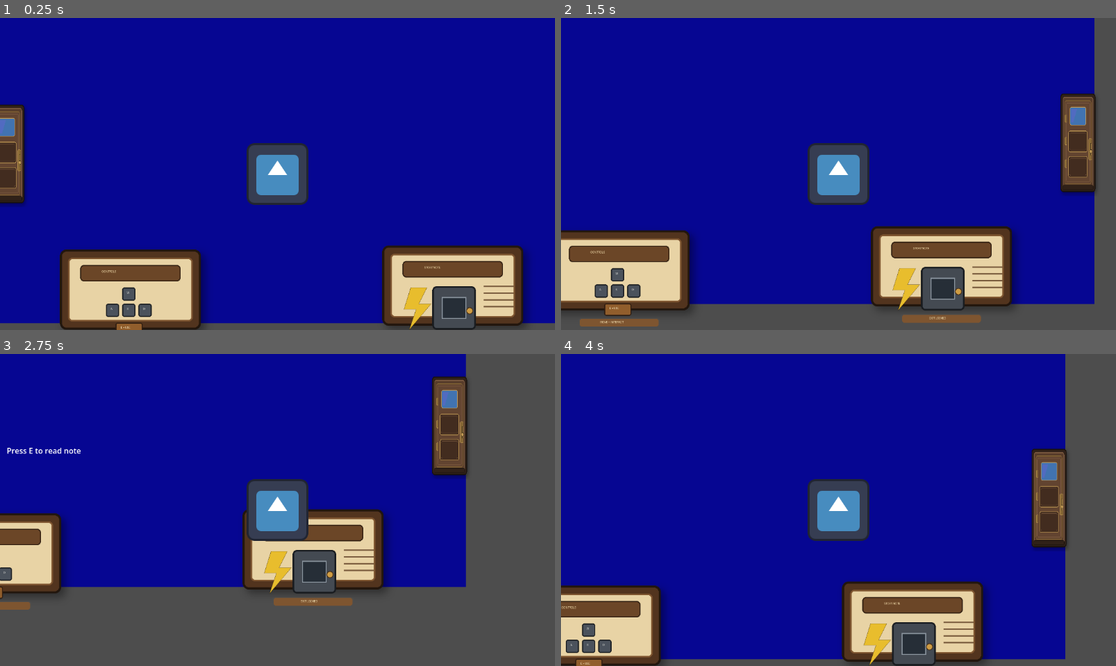
Above: before the commit, frames 1-4 (two rows, left to right).
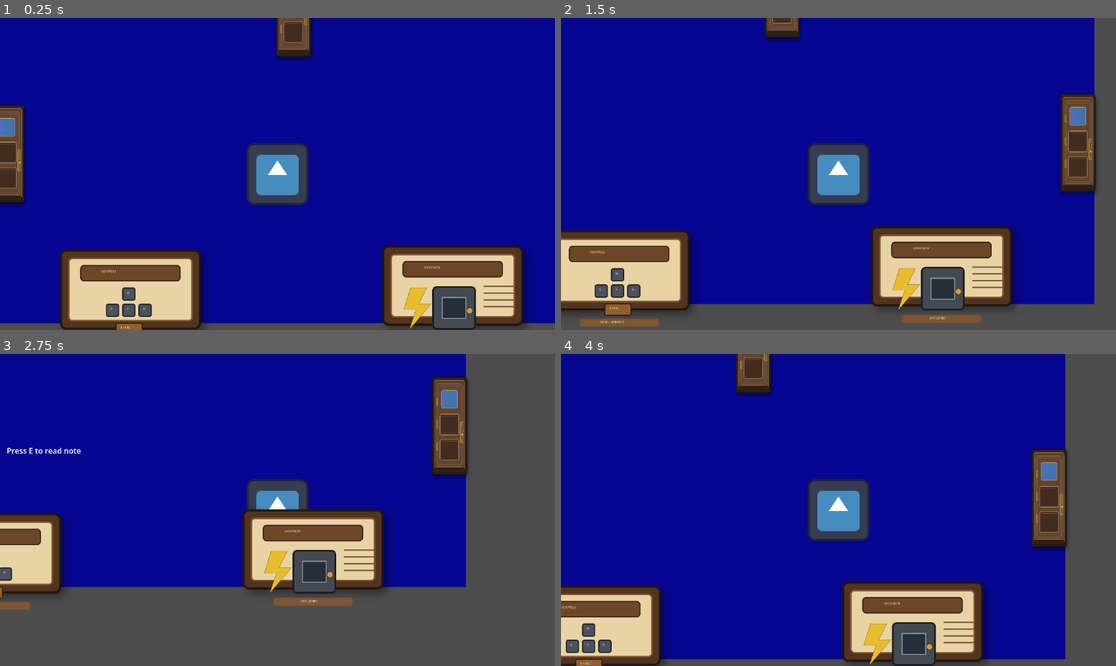
Above: after the commit, the same moments.

Repository: CISC204-S26/hw4-mmorey-ejsaylor
Game: Godot game, scene res://Scenes/entry_room.tscn
Same seed, same stepped clock (60 frames per second), same inputs: the game is played once before the commit and once after it. This scene is started directly instead of the project's main scene. The engine's default icon, where the game draws it, is replaced by a stand-in: a white triangle on a blue panel in a dark square.
Inputs:
- Up to frame 1 (0.25 s): no input
- Up to frame 2 (1.5 s): tap Enter at 0.5 s; hold D 0.53-1.28 s; tap E (interact) at 0.6, 1.35 s; hold S from 1.28 s (still down)
- Up to frame 3 (2.75 s): release S at 2.03 s; hold D from 2.03 s (still down); tap E (interact) at 2.1 s
- Up to frame 4 (4 s): tap E (interact) at 2.75, 2.85, 3.6 s; release D at 2.78 s; hold W 2.78-3.53 s; hold A from 3.53 s (still down)

The runs differ from the first frame. In frame 1, 0.9% of the frame differs, in the area x 49-57%, y 0-14%; in frame 2, 0.5%; in frame 3, 1.1%, in the area x 44-56%, y 49-60%; in frame 4, 0.9%.

Commit message:
door fixed

Diff:
--- /dev/null
+++ b/hw-4-/Scenes/Finalscene.tscn
@@ -0,0 +1,236 @@
+[gd_scene format=3 uid="uid://2ns2qpe3ojm6"]
+
+[ext_resource type="PackedScene" uid="uid://ded3ju7w5wu5n" path="res://Scenes/player.tscn" id="1_o0ce5"]
+[ext_resource type="Script" path="res://key.gd" id="2_yq0px"]
+[ext_resource type="Texture2D" uid="uid://odh7xb7tdxnk" path="res://Scenes/key.png" id="3_0cn1d"]
+[ext_resource type="Script" path="res://fake_key.gd" id="4_ossnr"]
+[ext_resource type="PackedScene" uid="uid://ciploqoagvtqm" path="res://Scenes/door.tscn" id="5_bafvg"]
+[ext_resource type="Script" path="res://Scenes/locked_door.gd" id="6_ota37"]
+
+[sub_resource type="RectangleShape2D" id="RectangleShape2D_0e48y"]
+size = Vector2(1500, 169)
+
+[sub_resource type="RectangleShape2D" id="RectangleShape2D_epypp"]
+size = Vector2(1500, 126)
+
+[sub_resource type="RectangleShape2D" id="RectangleShape2D_0hol4"]
+size = Vector2(146, 1500)
+
+[sub_resource type="RectangleShape2D" id="RectangleShape2D_q6r6c"]
+size = Vector2(192, 1500)
+
+[node name="maze" type="Node2D" unique_id=1559195736]
+
+[node name="ColorRect" type="ColorRect" parent="." unique_id=1384799596]
+offset_left = 14.999999
+offset_top = -728.0
+offset_right = 1515.0
+offset_bottom = 772.0
+scale = Vector2(0.99812317, 1.5207891)
+color = Color(0, 0, 0.29128972, 1)
+
+[node name="Walls" type="Node2D" parent="." unique_id=626131088]
+position = Vector2(13.999999, 22)
+scale = Vector2(0.99812317, 1.0027971)
+
+[node name="WallTop" type="StaticBody2D" parent="Walls" unique_id=1422094001]
+position = Vector2(9.554676e-07, -760.8717)
+
+[node name="CollisionShape2D" type="CollisionShape2D" parent="Walls/WallTop" unique_id=655601435]
+position = Vector2(750, -84.5)
+shape = SubResource("RectangleShape2D_0e48y")
+
+[node name="WallBottom" type="StaticBody2D" parent="Walls" unique_id=1596141401]
+position = Vector2(0, 1500)
+
+[node name="CollisionShape2D" type="CollisionShape2D" parent="Walls/WallBottom" unique_id=197204679]
+position = Vector2(750, 63)
+shape = SubResource("RectangleShape2D_epypp")
+
+[node name="WallLeft" type="StaticBody2D" parent="Walls" unique_id=1559011996]
+position = Vector2(9.554675e-07, -744.91644)
+scale = Vector2(1, 1.4895194)
+
+[node name="CollisionShape2D" type="CollisionShape2D" parent="Walls/WallLeft" unique_id=1342937188]
+position = Vector2(-73, 750)
+shape = SubResource("RectangleShape2D_0hol4")
+
+[node name="WallRight" type="StaticBody2D" parent="Walls" unique_id=822130720]
+position = Vector2(1503.8224, -733.9471)
+scale = Vector2(1, 1.495498)
+
+[node name="CollisionShape2D" type="CollisionShape2D" parent="Walls/WallRight" unique_id=1881292448]
+position = Vector2(92, 743)
+shape = SubResource("RectangleShape2D_q6r6c")
+
+[node name="Player" parent="." unique_id=2129770638 instance=ExtResource("1_o0ce5")]
+position = Vector2(736, 1447)
+
+[node name="key" type="Area2D" parent="." unique_id=565964906]
+position = Vector2(1013, -420.99994)
+scale = Vector2(0.12449735, 0.098130606)
+script = ExtResource("2_yq0px")
+
+[node name="Sprite2D" type="Sprite2D" parent="key" unique_id=832681636]
+texture = ExtResource("3_0cn1d")
+
+[node name="CollisionPolygon2D" type="CollisionPolygon2D" parent="key" unique_id=520540885]
+polygon = PackedVector2Array(-299, 238, -17, -70, -33, -144, -14, -220, 39, -277, 109, -302, 196, -295, 260, -248, 299, -188, 308, -124, 296, -54, 248, 7, 180, 45, 102, 44, 79, 41, -169, 302, -257, 299)
+
+[node name="maze" type="StaticBody2D" parent="." unique_id=509951519]
+position = Vector2(975.00006, 1536.0001)
+scale = Vector2(0.052300762, 2.1108036)
+
+[node name="maze2" type="StaticBody2D" parent="maze" unique_id=1047649263]
+position = Vector2(-8087.837, -523.9711)
+scale = Vector2(9.640625, 0.20049018)
+
+[node name="CollisionShape2D" type="CollisionShape2D" parent="maze/maze2" unique_id=32364055]
+position = Vector2(750, -84.5)
+shape = SubResource("RectangleShape2D_0e48y")
+
+[node name="maze3" type="StaticBody2D" parent="maze" unique_id=1404015590]
+position = Vector2(-6481.742, -373.79135)
+scale = Vector2(4.2869277, 0.20049018)
+
+[node name="CollisionShape2D" type="CollisionShape2D" parent="maze/maze3" unique_id=1134580058]
+position = Vector2(750, -84.5)
+shape = SubResource("RectangleShape2D_0e48y")
+
+[node name="maze4" type="StaticBody2D" parent="maze" unique_id=593043873]
+position = Vector2(-18776.018, -731.9488)
+scale = Vector2(8.11096, 0.20049018)
+
+[node name="CollisionShape2D" type="CollisionShape2D" parent="maze/maze4" unique_id=1881100603]
+position = Vector2(750, -84.5)
+shape = SubResource("RectangleShape2D_0e48y")
+
+[node name="maze5" type="StaticBody2D" parent="maze" unique_id=52647680]
+position = Vector2(-18546.574, -225.03284)
+scale = Vector2(3.4205437, 0.21268858)
+
+[node name="CollisionShape2D" type="CollisionShape2D" parent="maze/maze5" unique_id=1285751147]
+position = Vector2(750, -84.5)
+shape = SubResource("RectangleShape2D_0e48y")
+
+[node name="maze6" type="StaticBody2D" parent="maze" unique_id=1473461959]
+position = Vector2(-9368.891, -171.49878)
+scale = Vector2(10.029207, 0.20049018)
+
+[node name="CollisionShape2D" type="CollisionShape2D" parent="maze/maze6" unique_id=393633606]
+position = Vector2(750, -84.5)
+shape = SubResource("RectangleShape2D_0e48y")
+
+[node name="maze7" type="StaticBody2D" parent="maze" unique_id=1988513168]
+position = Vector2(-6481.742, -205.1352)
+
+[node name="CollisionShape2D" type="CollisionShape2D" parent="maze/maze7" unique_id=137719094]
+position = Vector2(750, -84.5)
+shape = SubResource("RectangleShape2D_0e48y")
+
+[node name="maze8" type="StaticBody2D" parent="maze" unique_id=793782739]
+position = Vector2(4263.8, -205.1352)
+
+[node name="CollisionShape2D" type="CollisionShape2D" parent="maze/maze8" unique_id=626198874]
+position = Vector2(750, -84.5)
+shape = SubResource("RectangleShape2D_0e48y")
+
+[node name="maze9" type="StaticBody2D" parent="maze" unique_id=1566923006]
+position = Vector2(-14913.741, -260.09058)
+
+[node name="CollisionShape2D" type="CollisionShape2D" parent="maze/maze9" unique_id=345915912]
+position = Vector2(936.88885, -84.32807)
+shape = SubResource("RectangleShape2D_0e48y")
+
+[node name="maze10" type="StaticBody2D" parent="maze" unique_id=1305085624]
+position = Vector2(-8298.159, -553.3438)
+scale = Vector2(1, 1.0758005)
+
+[node name="CollisionShape2D" type="CollisionShape2D" parent="maze/maze10" unique_id=370027978]
+position = Vector2(936.88885, -84.32807)
+shape = SubResource("RectangleShape2D_0e48y")
+
+[node name="maze11" type="StaticBody2D" parent="maze" unique_id=683724721]
+position = Vector2(-2007.6199, -859.38837)
+scale = Vector2(4.2869277, 0.20049018)
+
+[node name="CollisionShape2D" type="CollisionShape2D" parent="maze/maze11" unique_id=151567455]
+position = Vector2(750, -84.5)
+shape = SubResource("RectangleShape2D_0e48y")
+
+[node name="maze12" type="StaticBody2D" parent="maze" unique_id=839990382]
+position = Vector2(-2409.1433, -893.0249)
+scale = Vector2(1, 1.0758005)
+
+[node name="CollisionShape2D" type="CollisionShape2D" parent="maze/maze12" unique_id=2086837321]
+position = Vector2(936.88885, -84.32807)
+shape = SubResource("RectangleShape2D_0e48y")
+
+[node name="CollisionShape2D" type="CollisionShape2D" parent="maze" unique_id=317264326]
+position = Vector2(750, -84.5)
+shape = SubResource("RectangleShape2D_0e48y")
+
+[node name="fake key" type="Area2D" parent="." unique_id=41253726]
+script = ExtResource("4_ossnr")
+
+[node name="Sprite2D" type="Sprite2D" parent="fake key" unique_id=1610275975]
+position = Vector2(73.565384, 915.97986)
+scale = Vector2(0.11931109, 0.1477953)
+texture = ExtResource("3_0cn1d")
+
+[node name="CollisionPolygon2D" type="CollisionPolygon2D" parent="fake key" unique_id=1914925986]
+position = Vector2(73.565384, 915.97986)
+scale = Vector2(0.11931109, 0.1477953)
+polygon = PackedVector2Array(-299, 238, -17, -70, -33, -144, -14, -220, 39, -277, 109, -302, 196, -295, 260, -248, 299, -188, 308, -124, 296, -54, 248, 7, 180, 45, 102, 44, 79, 41, -169, 302, -257, 299)
+
+[node name="fake key2" type="Area2D" parent="." unique_id=1560252535]
+position = Vector2(702, 96)
+script = ExtResource("4_ossnr")
+message_text = "Still wrong key!"
+
+[node name="Sprite2D" type="Sprite2D" parent="fake key2" unique_id=682853661]
+position = Vector2(73.565384, 915.97986)
+scale = Vector2(0.11931109, 0.1477953)
+texture = ExtResource("3_0cn1d")
+
+[node name="CollisionPolygon2D" type="CollisionPolygon2D" parent="fake key2" unique_id=1032863776]
+position = Vector2(73.565384, 915.97986)
+scale = Vector2(0.11931109, 0.1477953)
+polygon = PackedVector2Array(-299, 238, -17, -70, -33, -144, -14, -220, 39, -277, 109, -302, 196, -295, 260, -248, 299, -188, 308, -124, 296, -54, 248, 7, 180, 45, 102, 44, 79, 41, -169, 302, -257, 299)
+
+[node name="fake key3" type="Area2D" parent="." unique_id=858359416]
+position = Vector2(664, -655)
+script = ExtResource("4_ossnr")
+message_text = "Definatley not this one!"
+
+[node name="Sprite2D" type="Sprite2D" parent="fake key3" unique_id=385109993]
+position = Vector2(73.565384, 915.97986)
+scale = Vector2(0.11931109, 0.1477953)
+texture = ExtResource("3_0cn1d")
+
+[node name="CollisionPolygon2D" type="CollisionPolygon2D" parent="fake key3" unique_id=716879216]
+position = Vector2(73.565384, 915.97986)
+scale = Vector2(0.11931109, 0.1477953)
+polygon = PackedVector2Array(-299, 238, -17, -70, -33, -144, -14, -220, 39, -277, 109, -302, 196, -295, 260, -248, 299, -188, 308, -124, 296, -54, 248, 7, 180, 45, 102, 44, 79, 41, -169, 302, -257, 299)
+
+[node name="Locked Door" parent="." unique_id=97506012 instance=ExtResource("5_bafvg")]
+position = Vector2(8, -614)
+script = ExtResource("6_ota37")
+locked_text = "Key needed"
+open_text = "Press E to enter"
+
+[node name="Door2" parent="." unique_id=1663291618 instance=ExtResource("5_bafvg")]
+position = Vector2(538.00006, 1511.0001)
+scale = Vector2(2.710087, 0.40180972)
+target_scene = "uid://btql1xnudw1x4"
+
+[connection signal="body_entered" from="key" to="key" method="_on_body_entered"]
+[connection signal="body_exited" from="key" to="key" method="_on_body_exited"]
+[connection signal="body_entered" from="fake key" to="fake key" method="_on_body_entered"]
+[connection signal="body_exited" from="fake key" to="fake key" method="_on_body_exited"]
+[connection signal="body_entered" from="fake key2" to="fake key2" method="_on_body_entered"]
+[connection signal="body_exited" from="fake key2" to="fake key2" method="_on_body_exited"]
+[connection signal="body_entered" from="fake key3" to="fake key3" method="_on_body_entered"]
+[connection signal="body_exited" from="fake key3" to="fake key3" method="_on_body_exited"]
+[connection signal="body_entered" from="Locked Door" to="Locked Door" method="_on_body_entered"]
+[connection signal="body_exited" from="Locked Door" to="Locked Door" method="_on_body_exited"]
--- a/hw-4-/Scenes/entry_room.tscn
+++ b/hw-4-/Scenes/entry_room.tscn
@@ -25,6 +25,9 @@
 offset_right = 1280.0
 offset_bottom = 720.0
 color = Color(0.025840001, 0.025840001, 0.57123643, 1)
+
+[node name="Player" parent="." unique_id=2129770638 instance=ExtResource("6_anog1")]
+position = Vector2(599, 410)
 
 [node name="Walls" type="Node2D" parent="." unique_id=1923271858]
 
@@ -85,5 +88,6 @@
 position = Vector2(1206, 276)
 target_scene = "uid://cbgnxlij38int"
 
-[node name="Player" parent="." unique_id=2129770638 instance=ExtResource("6_anog1")]
-position = Vector2(599, 410)
+[node name="Door3" parent="." unique_id=2047998976 instance=ExtResource("3_x556d")]
+position = Vector2(592, -44)
+target_scene = "uid://2ns2qpe3ojm6"
Not shown: 1 places in hw-4-/Scenes/entry_room.tscn that only renumber resources
